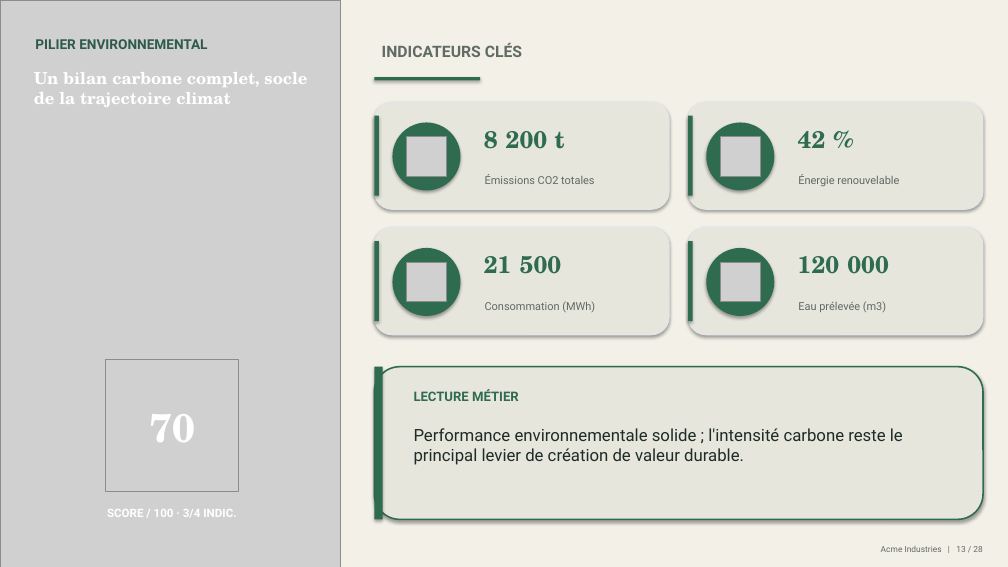
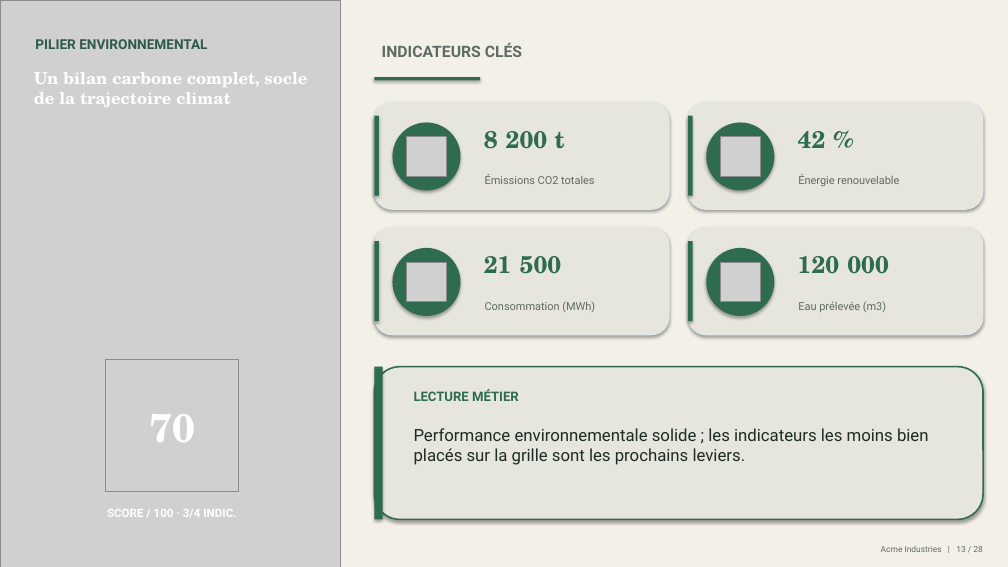
Before and after one commit to mehdiarrais-bot/Ethereal-ESG, a slide deck: slide 13 of examples/Presentation.pptx. Drawn at 1008x567 pixels with LibreOffice and Linux fonts; fonts in the diff are those of the drawing; grey boxes stand for pictures. Boxes give left, top, right and bottom in pixels: in the first picture for what was removed or moved away, otherwise in the second. Text is boxed around its words. In the diff, an @@ line names an element or a change of style, - is before the commit and + after.

```diff
--- a/examples/Presentation.pptx
+++ b/examples/Presentation.pptx
@@ text at (x1=414, y1=428, x2=929, y2=465): text changed @@
-Performance environnementale solide ; l'intensité carbone reste le principal levier de création de valeur durable.
+Performance environnementale solide ; les indicateurs les moins bien placés sur la grille sont les prochains leviers.
```
Also in this commit, not shown: 2 other slides changed, 12 other files.
